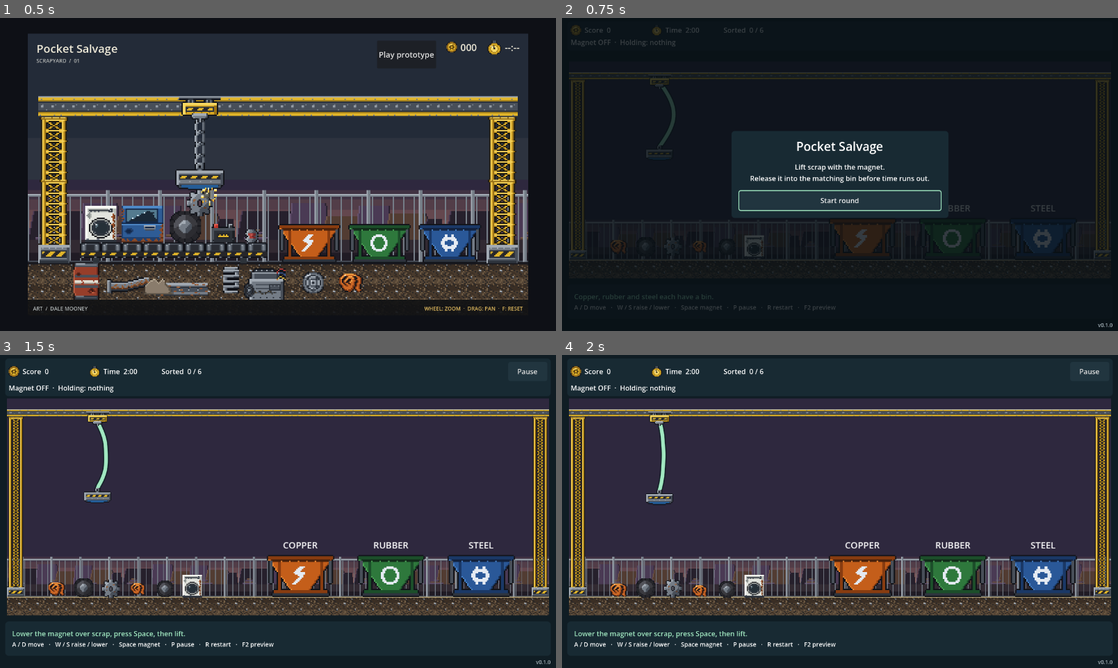
Above: before the commit, frames 1-4 (two rows, left to right).
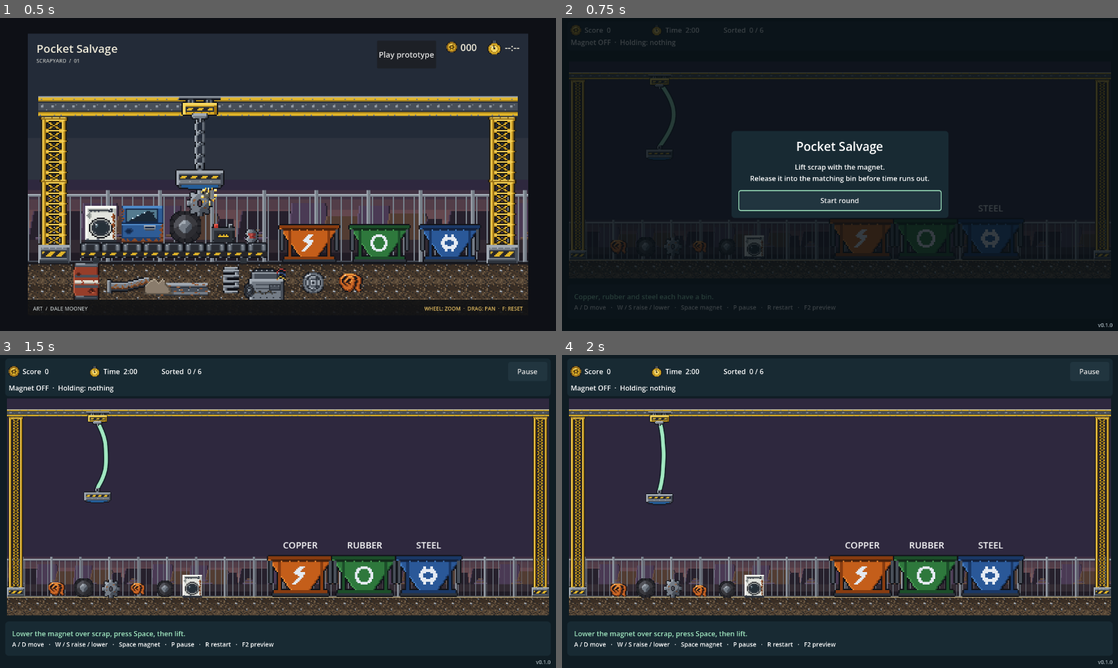
Above: after the commit, the same moments.

Repository: RaresKeY/pocket-salvage
Game: Godot game, scene res://scenes/main.tscn
The game is run twice, just before and just after one commit, with the same random seed, the same clock (stepped at 60 frames per second) and the same inputs.
Inputs:
- Up to frame 1 (0.5 s): no input
- Up to frame 2 (0.75 s): click "Play prototype" at 0.5 s
- Up to frame 3 (1.5 s): click "Start round" at 1.25 s
- Up to frame 4 (2 s): no input

Frame 1 is identical in both runs. In frame 2, 0.6% of the frame differs, in the area x 59-93%, y 59-78%; in frame 3, 3.8%; in frame 4, 3.8%.

Commit message:
Close the gaps between bins and shed scrap settled on rims
Scrap dropped between bins wedged in a 50-unit slot narrower than the magnet, making the round unwinnable. Bins now share walls, rims are peaked, and a rim sensor nudges off anything that falls asleep balanced there. Verified: full tests/run_checks.py passes; shared-rim test fails without the fix; scrap dropped on both shared walls in the real round all lands in a bin.

Diff:
--- a/scripts/level/yard_layout.gd
+++ b/scripts/level/yard_layout.gd
@@ -21,7 +21,7 @@
 	var materials := [&"copper", &"rubber", &"steel"]
 	for index in materials.size():
 		var material: StringName = materials[(index + posmod(variant, 2)) % materials.size()]
-		bins.append({"material": material, "position": Vector2(650 + index * 200, 390),
+		bins.append({"material": material, "position": Vector2(650 + index * (150 - SortingBin.WALL), 390),
 			"size": Vector2(150, 100), "texture": ART + "bin_" + String(material) + ".png"})
 	return {"bounds": Rect2(0, 0, 1200, 480), "ground_top": 440.0, "art_scale": 1.6,
 		"crane_anchor": Vector2(200, 45), "scrap": scrap, "bins": bins,
--- a/scripts/round/sorting_bin.gd
+++ b/scripts/round/sorting_bin.gd
@@ -2,11 +2,16 @@
 extends Node2D
 ## Prototype authored geometry. Sensor accepts released salvage_scrap bodies.
 signal delivered(body: Node2D, bin_material: StringName)
+const WALL := 8.0
+const RIM_PEAK := 10.0
+const RIM_NUDGE := Vector2(90, -30)
+const RIM_SETTLED_SPEED := 20.0
 
 var material_id: StringName = &"steel"
 var enabled: bool = true
 var bin_size := Vector2(150, 100)
 var sensor: Area2D
+var rims: Array[Area2D] = []
 var eject_apex := 240.0
 var eject_timeout := 1.5
 var _ejecting: Dictionary = {}
@@ -25,6 +30,7 @@
 	for child in get_children():
 		remove_child(child)
 		child.queue_free()
+	rims.clear()
 	var sprite := Sprite2D.new()
 	var path := "res://assets/bitwright_8x/bin_%s.png" % material_id
 	if ResourceLoader.exists(path):
@@ -36,14 +42,28 @@
 	solid.collision_layer = 1
 	solid.collision_mask = 2
 	add_child(solid)
-	_shape(solid, Vector2(bin_size.x, 8), Vector2(0, bin_size.y * 0.5 - 4))
-	_shape(solid, Vector2(8, bin_size.y), Vector2(-bin_size.x * 0.5 + 4, 0))
-	_shape(solid, Vector2(8, bin_size.y), Vector2(bin_size.x * 0.5 - 4, 0))
+	_shape(solid, Vector2(bin_size.x, WALL), Vector2(0, (bin_size.y - WALL) * 0.5))
+	for side in [-1.0, 1.0]:
+		var wall_x: float = side * (bin_size.x - WALL) * 0.5
+		_shape(solid, Vector2(WALL, bin_size.y), Vector2(wall_x, 0))
+		var peak := CollisionShape2D.new()
+		var triangle := ConvexPolygonShape2D.new()
+		triangle.points = PackedVector2Array([Vector2(-WALL * 0.5, 0), Vector2(WALL * 0.5, 0), Vector2(0, -RIM_PEAK)])
+		peak.shape = triangle
+		peak.position = Vector2(wall_x, -bin_size.y * 0.5)
+		solid.add_child(peak)
+		var rim := Area2D.new()
+		rim.collision_layer = 0
+		rim.collision_mask = 2
+		rim.position.x = wall_x
+		add_child(rim)
+		_shape(rim, Vector2(WALL + 4, RIM_PEAK + 6), Vector2(0, -(bin_size.y + RIM_PEAK + 6) * 0.5))
+		rims.append(rim)
 	sensor = Area2D.new()
 	sensor.collision_layer = 0
 	sensor.collision_mask = 2
 	add_child(sensor)
-	_shape(sensor, bin_size - Vector2(16, 16), Vector2.ZERO)
+	_shape(sensor, bin_size - Vector2.ONE * WALL * 2, Vector2.ZERO)
 
 func _shape(owner_node: Node2D, size: Vector2, at: Vector2) -> void:
 	var collision := CollisionShape2D.new()
@@ -84,10 +104,24 @@
 			body.linear_damp_mode = entry.mode
 			if entry.claim == -INF: _ejecting.erase(body)
 
+## Damped scrap sleeps before it tips, so anything settled on a rim is pushed off, leftward when dead centre.
+func _shed_rims() -> void:
+	for rim in rims:
+		for body in rim.get_overlapping_bodies():
+			if not body is RigidBody2D or not body.is_in_group(&"salvage_scrap") or body.get("held") != false:
+				continue
+			if body.linear_velocity.length() > RIM_SETTLED_SPEED:
+				continue
+			var side := signf(body.global_position.x - rim.global_position.x)
+			if side == 0.0: side = -1.0
+			body.sleeping = false
+			body.apply_central_impulse(Vector2(RIM_NUDGE.x * side, RIM_NUDGE.y) * body.mass)
+
 func _physics_process(delta: float) -> void:
 	if not enabled or not is_instance_valid(sensor):
 		return
 	_release_ejected(delta)
+	_shed_rims()
 	for body in sensor.get_overlapping_bodies():
 		if not enabled:
 			break
--- a/tests/level_test.gd
+++ b/tests/level_test.gd
@@ -26,7 +26,9 @@
 			assert(rectangle.position.y > layout.crane_anchor.y + 100)
 			assert(ResourceLoader.exists(bin.texture))
 			for previous in rectangles: assert(not previous.intersects(rectangle))
-			rectangles.append(rectangle)
+		for index in range(1, layout.bins.size()):
+			var gap: float = layout.bins[index].position.x - layout.bins[index - 1].position.x
+			assert(is_equal_approx(gap, layout.bins[index].size.x - SortingBin.WALL), "Neighbouring bins share a wall, leaving no gap to jam")
 	var altered := Layout.create_layout()
 	altered.scrap[0].position = Vector2.ZERO
 	assert(Layout.create_layout().scrap[0].position != Vector2.ZERO, "Callers own independent data")
--- a/tests/round_test.gd
+++ b/tests/round_test.gd
@@ -96,6 +96,7 @@
 	check(is_equal_approx(thrown.linear_damp, 1.8) and thrown.linear_damp_mode == RigidBody2D.DAMP_MODE_COMBINE, "damping restored after the arc")
 	thrown.queue_free()
 	body.queue_free()
+	await check_shared_rim(bin_node)
 	bin_node.queue_free()
 	round_node.queue_free()
 	await process_frame
@@ -112,7 +113,7 @@
 		print("ROUND_TEST_OK")
 	quit(failures)
 
-func fixture_at(at: Vector2) -> RigidBody2D:
+func fixture_at(at: Vector2, size: float = 12) -> RigidBody2D:
 	var body := Fixture.new()
 	body.position = at
 	body.gravity_scale = 0
@@ -121,12 +122,27 @@
 	body.add_to_group(&"salvage_scrap")
 	var collision := CollisionShape2D.new()
 	var rectangle := RectangleShape2D.new()
-	rectangle.size = Vector2(12, 12)
+	rectangle.size = Vector2.ONE * size
 	collision.shape = rectangle
 	body.add_child(collision)
 	root.add_child(body)
 	return body
 
+## Scrap dropped on the wall two bins share must fall into one of them, never balance on top.
+func check_shared_rim(left: Node2D) -> void:
+	var right := Bin.new()
+	right.configure(&"rubber", left.position + Vector2(left.bin_size.x - Bin.WALL, 0))
+	root.add_child(right)
+	var junction_x: float = (left.position.x + right.position.x) * 0.5
+	for offset in [0.0, 0.4, -0.4, 3.0, -3.0]:
+		var dropped := fixture_at(Vector2(junction_x + offset, left.position.y - 140), 42)
+		dropped.gravity_scale = 1
+		await frames(100)
+		var caught: bool = left.sensor.get_overlapping_bodies().has(dropped) or right.sensor.get_overlapping_bodies().has(dropped)
+		check(caught, "scrap dropped %+.0f from a shared wall lands in a bin (rest=%s)" % [offset, dropped.position])
+		dropped.queue_free()
+	right.queue_free()
+
 func frames(count: int) -> void:
 	for index in range(count):
 		await physics_frame
Not shown, changed: specs/level_layout.md
Not shown, changed: specs/round.md
Not shown, changed: tests/run_checks.py
